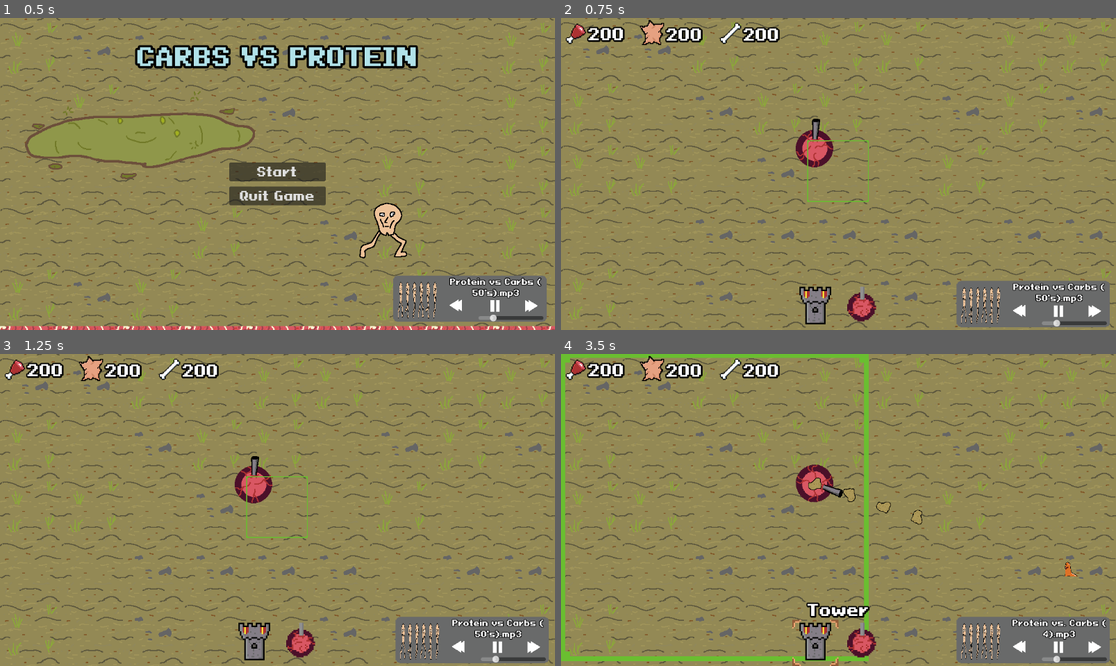
Above: before the commit, frames 1-4 (two rows, left to right).
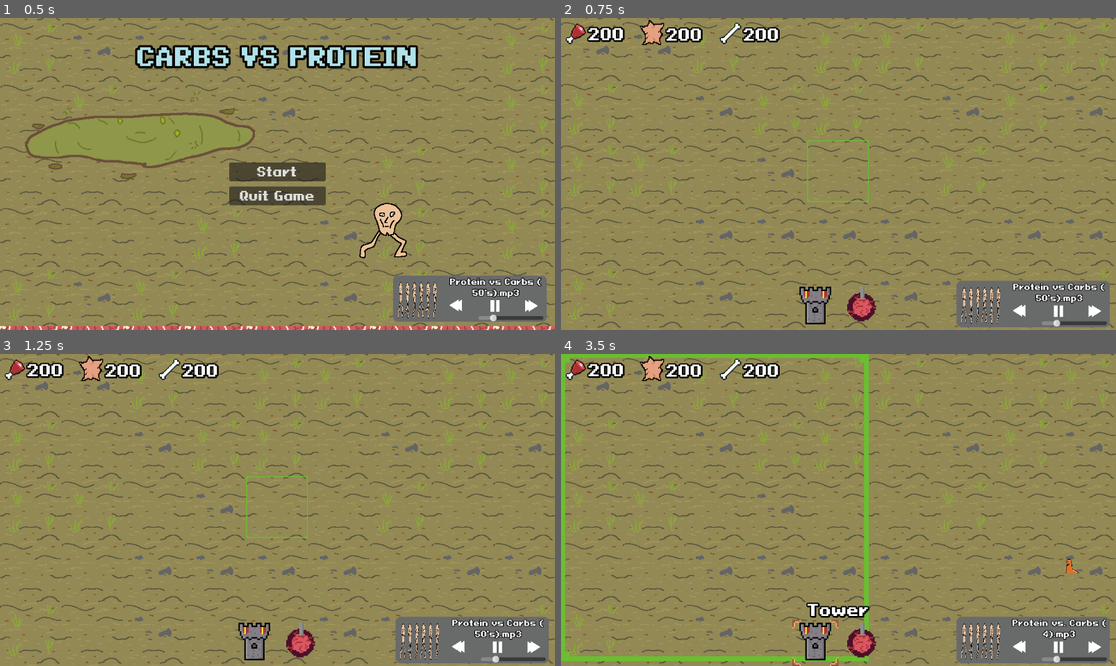
Above: after the commit, the same moments.

Repository: PhilipSBeck/Ludum-Dare-56
Game: Godot game, scene res://Levels/TitleScreen.tscn
Two runs of this game, one before a commit and one after it. Both use one fixed random seed, a clock stepped at 60 frames per second and the inputs below. Sound files missing from this copy of the repository are replaced by a short silence.
Inputs (mouse positions are in pixels of both pictures, inside the frame that each line leads up to):
- Up to frame 1 (0.5 s): no input
- Up to frame 2 (0.75 s): click "Start" at 0.5 s
- Up to frame 3 (1.25 s): no input
- Up to frame 4 (3.5 s): click (1093, 647) at 1.25 s; click (1093, 647) at 2 s; click (816, 644) at 2.75 s

Frame 1 is identical in both runs. In frame 2, 0.7% of the frame differs, in the area x 42-50%, y 32-48%; in frame 3, 0.7%; in frame 4, 0.9%, in the area x 42-94%, y 35-72%.

Commit message:
add resources when killing enemies

Diff:
--- a/Levels/main.tscn
+++ b/Levels/main.tscn
@@ -1,9 +1,8 @@
-[gd_scene load_steps=10 format=3 uid="uid://d4hjcmvwxni5t"]
+[gd_scene load_steps=9 format=3 uid="uid://d4hjcmvwxni5t"]
 
 [ext_resource type="PackedScene" uid="uid://dv8ga14jrgtfb" path="res://Gameplay/Map/WorldMap.tscn" id="1_dsvs6"]
 [ext_resource type="Script" path="res://Scripts/Core/camera_2d.gd" id="1_qvoxn"]
 [ext_resource type="Script" path="res://Scripts/Core/main.gd" id="1_vq540"]
-[ext_resource type="PackedScene" uid="uid://cb4udp41rudyd" path="res://Unit/Turret.tscn" id="3_i0156"]
 [ext_resource type="Texture2D" uid="uid://bay8ourwndfe8" path="res://Art/Map/Floor/TileHighlight.png" id="3_vuw60"]
 [ext_resource type="PackedScene" uid="uid://bgghx27ni246q" path="res://HUD/pauseMenu.tscn" id="7_j0glq"]
 [ext_resource type="PackedScene" uid="uid://v74l8i6gpmfc" path="res://HUD/mainHUD.tscn" id="7_j582s"]
@@ -21,8 +20,6 @@
 
 [node name="Turrets" type="Node2D" parent="."]
 
-[node name="Turret" parent="Turrets" instance=ExtResource("3_i0156")]
-
 [node name="TileHighlight" type="Sprite2D" parent="."]
 position = Vector2(190, 320)
 texture = ExtResource("3_vuw60")
--- a/Scripts/Units/Enemies/enemy.gd
+++ b/Scripts/Units/Enemies/enemy.gd
@@ -9,6 +9,7 @@
 
 func _process(delta: float):
 	if health <= 0:
+		on_death.emit()
 		queue_free()
 
 	# Calculate the direction to the mouse position
